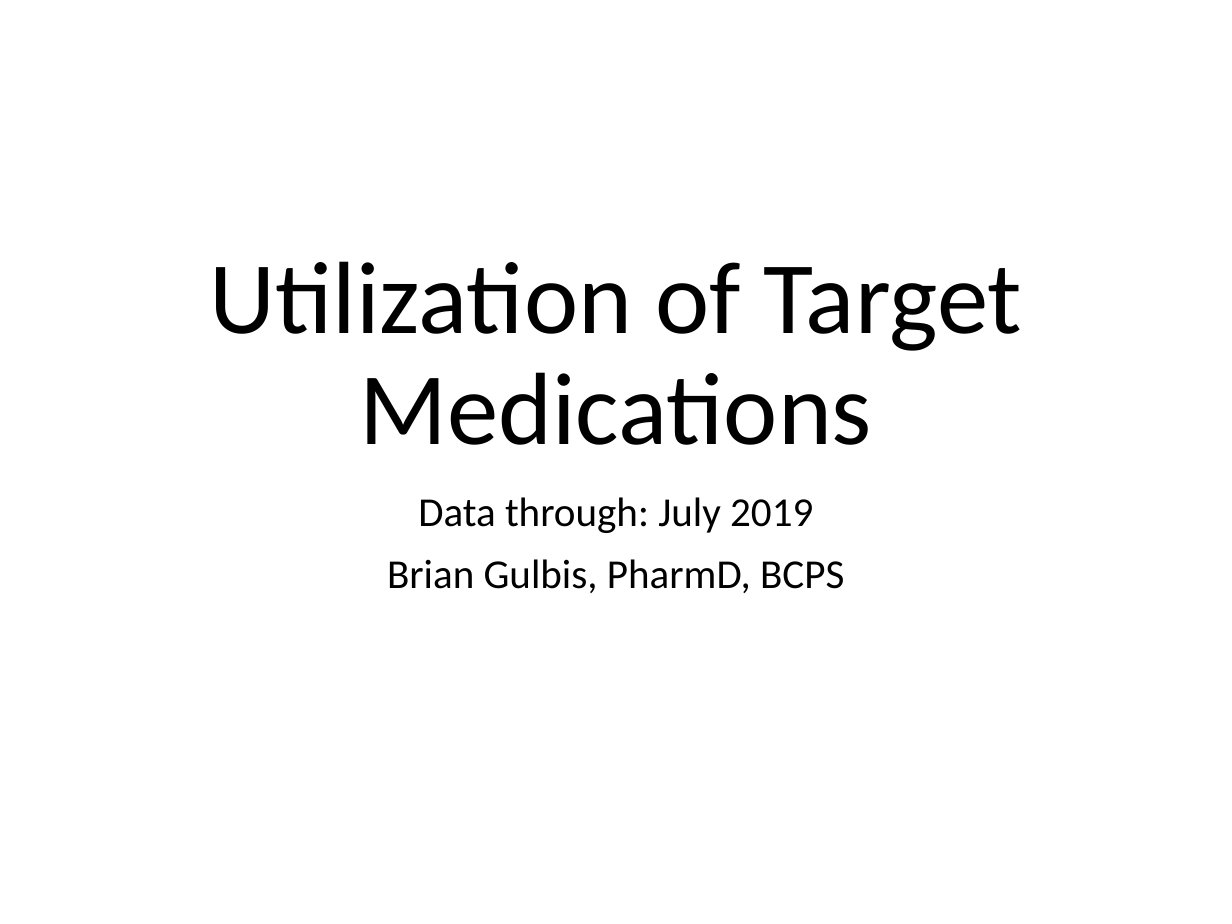
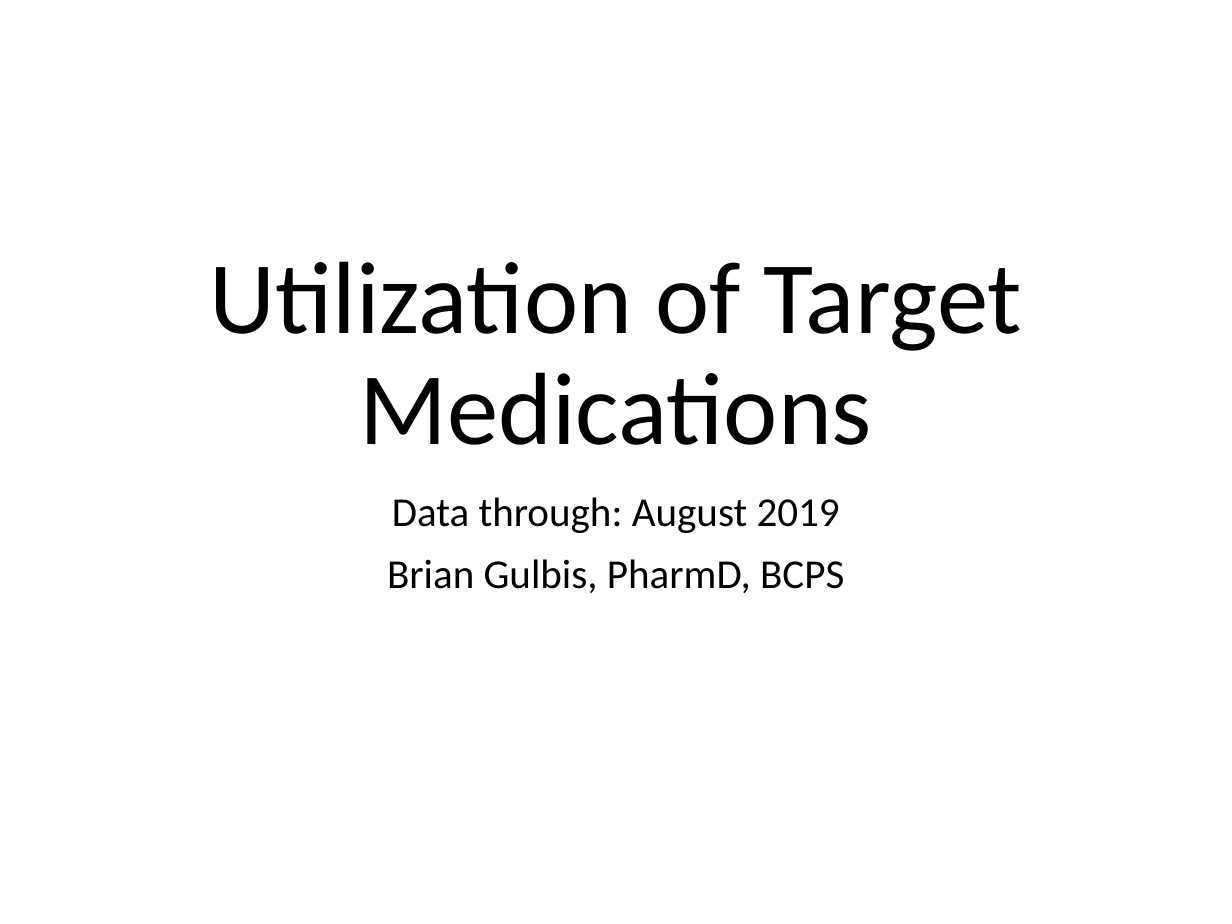
Before and after one commit to bgulbis/med_tracking, a slide deck: slide 1 of report/sidney/utilization_slides.pptx. Drawn at 1232x924 pixels with LibreOffice and Linux fonts; fonts in the diff are those of the drawing. Boxes give left, top, right and bottom in pixels: in the first picture for what was removed or moved away, otherwise in the second. Text is boxed around its words. In the diff, an @@ line names an element or a change of style, - is before the commit and + after.

Commit message:
report utilization for cvicu

```diff
--- a/report/sidney/utilization_slides.pptx
+++ b/report/sidney/utilization_slides.pptx
@@ subtitle at box(392, 497, 840, 533): text changed @@
-Data through: July 2019
+Data through: August 2019
```
Also in this commit, not shown: 6 other files.
